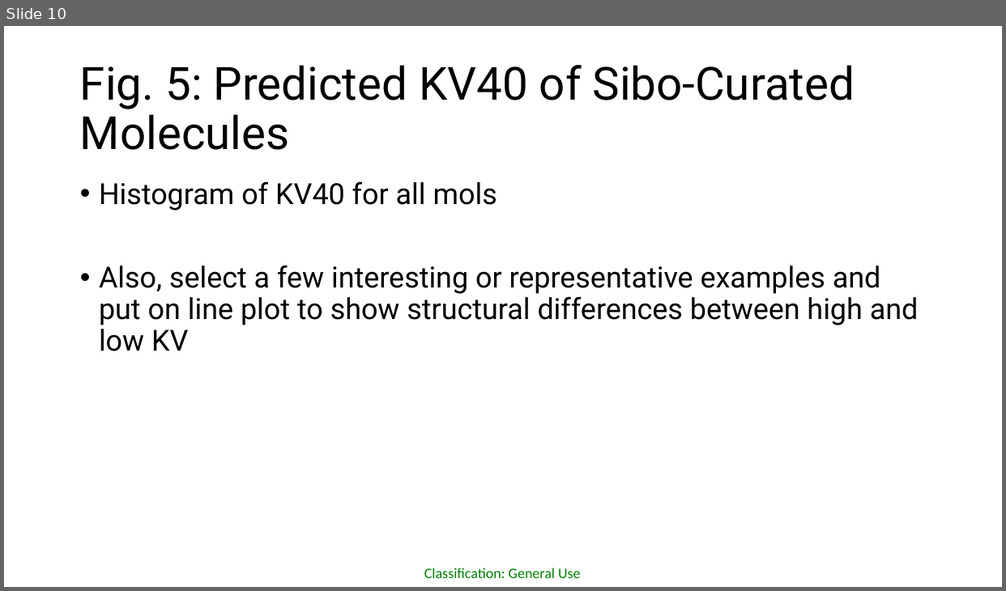
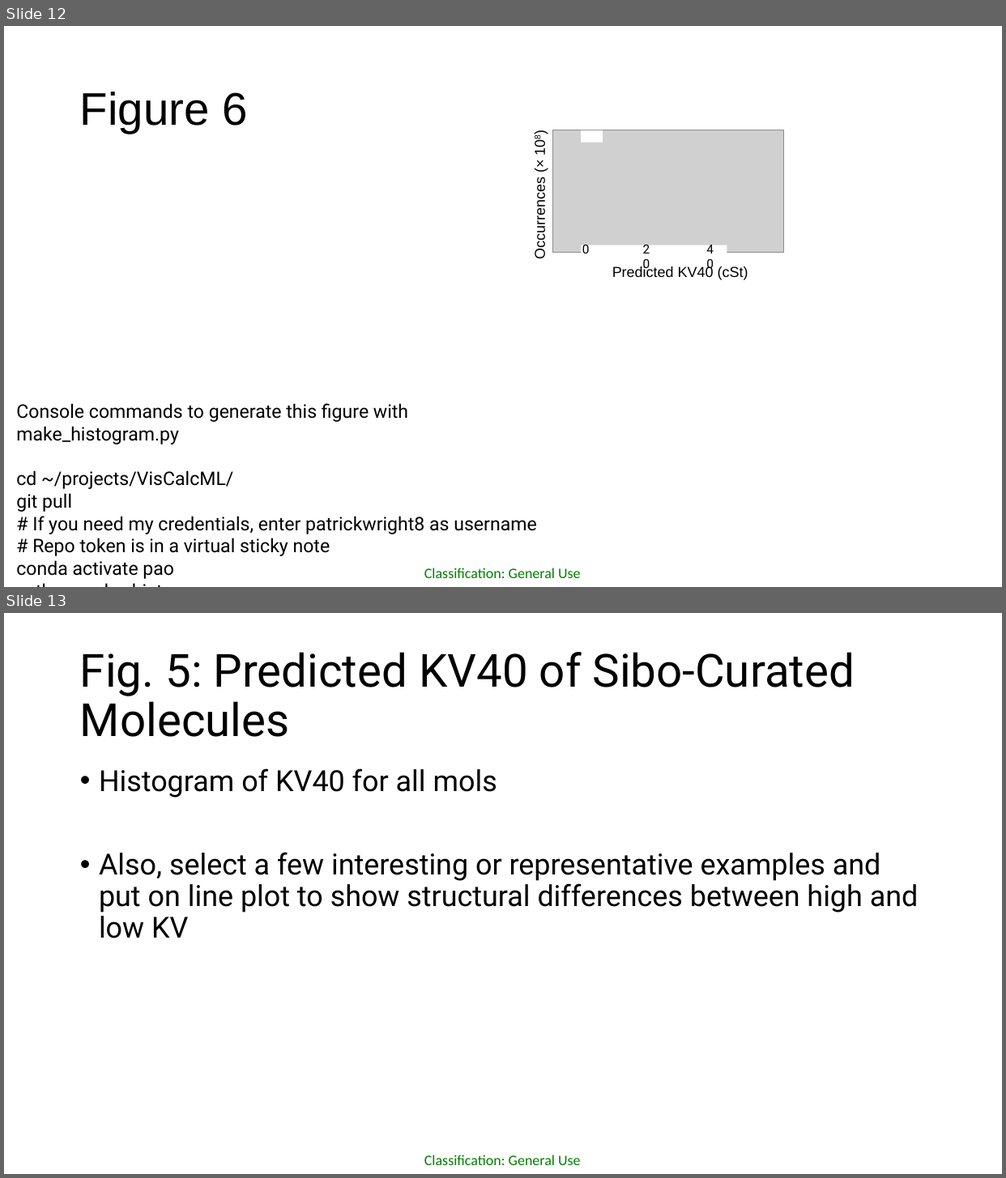
Before and after one commit to sibo/sibo.github.io, a slide deck: Manuscript/VisCalcML Figures.pptx. Shown one above the other, each under a label of ours: slide 10 before the commit, slides 12 and 13 after it. The pictures are 1006x591 and 1006x1178 pixels, drawn with LibreOffice and Linux fonts; fonts in the diff are those of the drawing; grey boxes stand for pictures. Boxes give left, top, right and bottom in pixels: in the first picture for what was removed or moved away, otherwise in the second. Text is boxed around its words. In the diff, an @@ line names an element or a change of style, - is before the commit and + after.

```diff
--- a/Manuscript/VisCalcML Figures.pptx
+++ b/Manuscript/VisCalcML Figures.pptx
@@ slide 12 added at [4, 26, 1002, 587], background #FFFFFF; not listed: 1 template element that a slide beside it also shows @@
@@ title added at [80, 92, 248, 133], 44 pt, text #000000 @@
+Figure 6
@@ picture added at [552, 130, 783, 252] @@
@@ rectangle added at [582, 130, 603, 142], fill #FFFFFF @@
@@ text added at [532, 186, 548, 258], 14 pt, text #000000 @@
+Occurrences (× 108)
@@ text added at [636, 238, 663, 260], 12 pt, text #000000 @@
+20
@@ text added at [700, 238, 727, 260], 12 pt, text #000000 @@
+40
@@ rectangle added at [582, 246, 727, 255], fill #FFFFFF @@
@@ text added at [582, 245, 590, 254], 12 pt, text #000000 @@
+0
@@ text added at [612, 267, 748, 280], 14 pt, text #000000 @@
+Predicted KV40 (cSt)
@@ text added at [16, 403, 536, 579], 18 pt, text #000000 @@
+Console commands to generate this figure with make_histogram.py
+cd ~/projects/VisCalcML/
+git pull
+# If you need my credentials, enter patrickwright8 as username
+# Repo token is in a virtual sticky note
+conda activate pao
+python make_histogram.py
@@ what was slide 10 is now slide 13 @@
```
Also in this commit, not shown: 2 other slides added.
